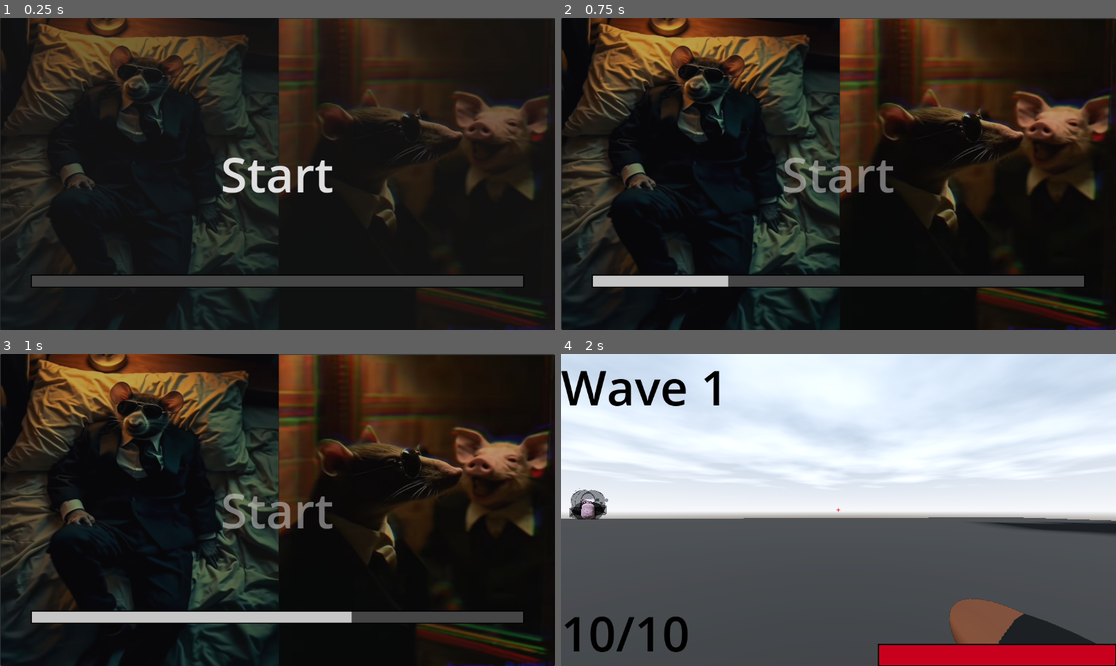
Above: before the commit, frames 1-4 (two rows, left to right).
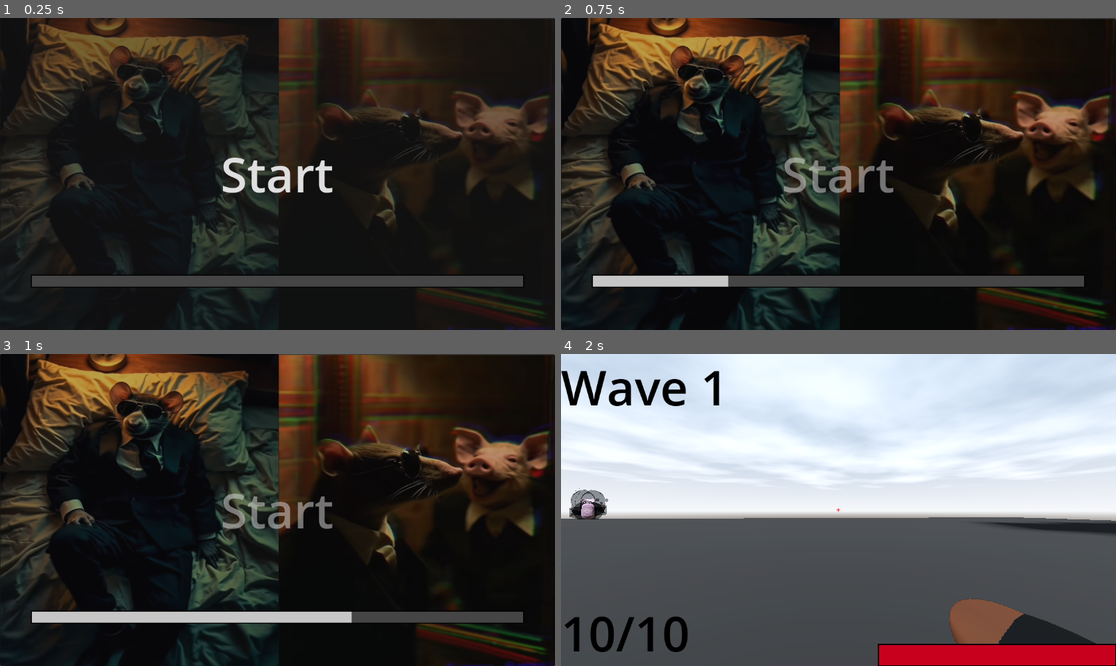
Above: after the commit, the same moments.

Repository: DylanFrenzy/The-Trials-and-Tribulations-of-Tim-Cheese
Game: Godot game, scene res://scenes/hud/start_screen.tscn
The game is run twice, just before and just after one commit, with the same random seed, the same clock (stepped at 60 frames per second) and the same inputs.
Inputs (mouse positions are in pixels of both pictures, inside the frame that each line leads up to):
- Up to frame 1 (0.25 s): no input
- Up to frame 2 (0.75 s): click "Start" at 0.5 s
- Up to frame 3 (1 s): no input
- Up to frame 4 (2 s): move the mouse to (866, 510) at 1.27 s; hold W (move_forward) from 1.28 s (still down); hold Mouse wheel up (change_weapon_scroll) from 1.28 s (still down); tap Space (jump) at 1.52 s

The runs differ from the first frame. In frame 1, less than 0.1% of the frame differs, in the area x 0-1%, y 0-100%; in frame 2, 0.1%, in the area x 0-30%, y 0-100%; in frame 3, 0.1%; in frame 4, nothing differs.

Commit message:
another fix for images

Diff:
--- a/3d-project/scenes/hud/start_screen.tscn
+++ b/3d-project/scenes/hud/start_screen.tscn
@@ -48,10 +48,8 @@
 [node name="TextureRect" type="TextureRect" parent="."]
 layout_mode = 1
 anchors_preset = -1
-anchor_left = 0.011
 anchor_right = 0.5
 anchor_bottom = 1.0
-offset_left = -11.672
 offset_right = 2.0
 offset_bottom = 11.0
 grow_horizontal = 2
